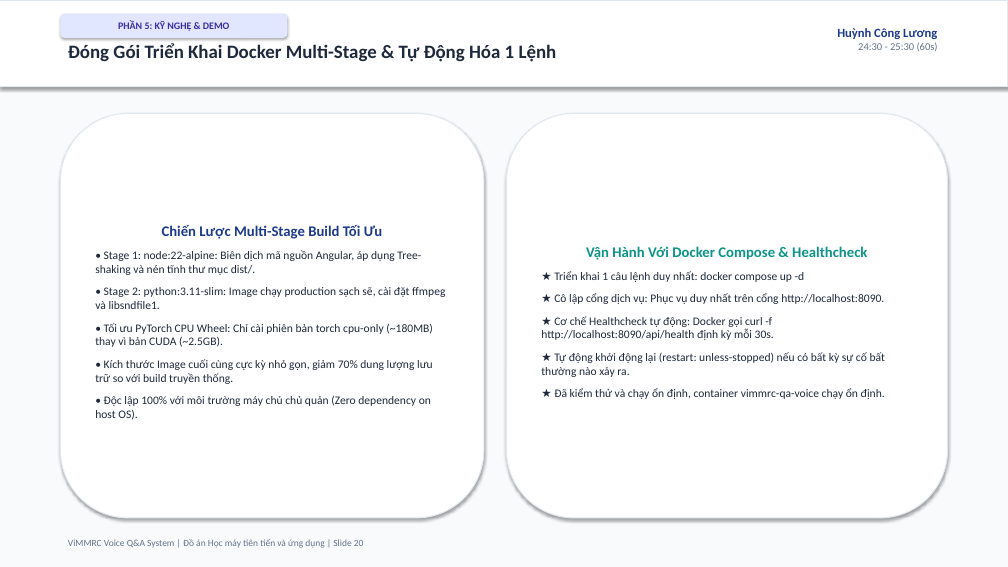
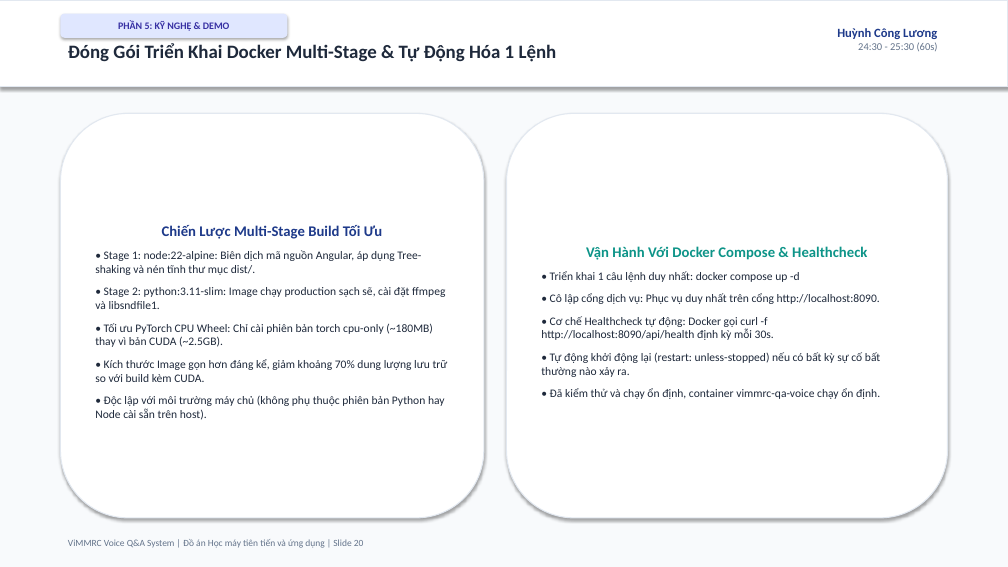
Before and after one commit to ngohuy04022000/vimmrc-qa-voice, a slide deck: slide 20 of docs/ViMMRC_Presentation_30min.pptx. Drawn at 1008x567 pixels with LibreOffice and Linux fonts; fonts in the diff are those of the drawing. Boxes give left, top, right and bottom in pixels: in the first picture for what was removed or moved away, otherwise in the second. Text is boxed around its words. In the diff, an @@ line names an element or a change of style, - is before the commit and + after.

Commit message:
docs: comprehensive audit, language refinement, zero-defect PPTX/DOCX rebuild, and acceptance screenshots

```diff
--- a/docs/ViMMRC_Presentation_30min.pptx
+++ b/docs/ViMMRC_Presentation_30min.pptx
@@ text in rounded rectangle at (x1=541, y1=271, x2=880, y2=399): text changed @@
-★ Triển khai 1 câu lệnh duy nhất: docker compose up -d
-★ Cô lập cổng dịch vụ: Phục vụ duy nhất trên cổng http://localhost:8090.
-★ Cơ chế Healthcheck tự động: Docker gọi curl -f http://localhost:8090/api/health định kỳ mỗi 30s.
-★ Tự động khởi động lại (restart: unless-stopped) nếu có bất kỳ sự cố bất thường nào xảy ra.
-★ Đã kiểm thử và chạy ổn định, container vimmrc-qa-voice chạy ổn định.
+• Triển khai 1 câu lệnh duy nhất: docker compose up -d
+• Cô lập cổng dịch vụ: Phục vụ duy nhất trên cổng http://localhost:8090.
+• Cơ chế Healthcheck tự động: Docker gọi curl -f http://localhost:8090/api/health định kỳ mỗi 30s.
+• Tự động khởi động lại (restart: unless-stopped) nếu có bất kỳ sự cố bất thường nào xảy ra.
+• Đã kiểm thử và chạy ổn định, container vimmrc-qa-voice chạy ổn định.
@@ text in rounded rectangle at (x1=95, y1=359, x2=448, y2=420): text changed @@
-• Kích thước Image cuối cùng cực kỳ nhỏ gọn, giảm 70% dung lượng lưu trữ so với build truyền thống.
-• Độc lập 100% với môi trường máy chủ chủ quản (Zero dependency on host OS).
+• Kích thước Image gọn hơn đáng kể, giảm khoảng 70% dung lượng lưu trữ so với build kèm CUDA.
+• Độc lập với môi trường máy chủ (không phụ thuộc phiên bản Python hay Node cài sẵn trên host).
```
Also in this commit, not shown: 19 other slides changed, 24 other files.
